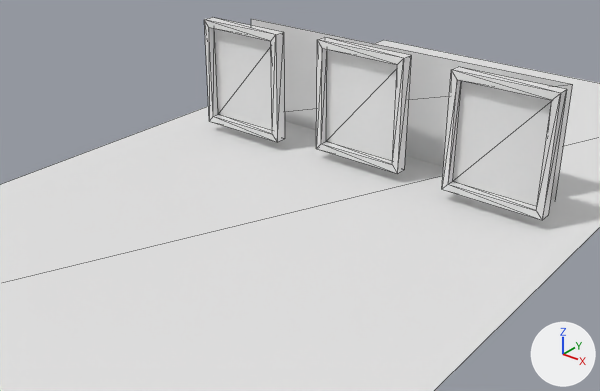
Before and after pictures for a commit that changed the glTF model public/models/MyRoom.glb.
Camera for both pictures: a 50 mm camera at (4.18, -8.47, 5.97) aimed at (-3.09, 0.61, 0.34). The axes (+X, +Y, +Z) are drawn at lower right. The lights are the same throughout. Mesh edges are drawn as thin lines. Where no turn or scale is listed for an object, it has been applied to the vertices.
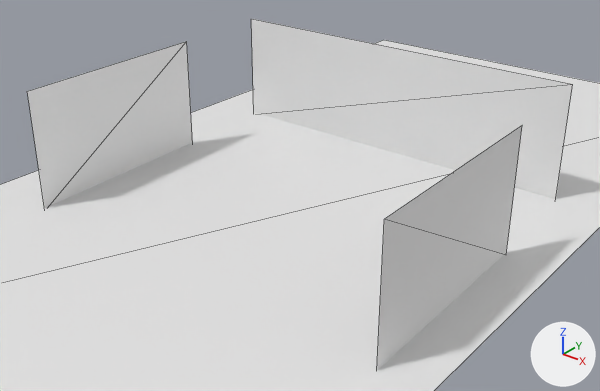
The newer file is also turned or shifted as a whole; pictures and numbers use the older file's frame.

Location of each change, (x1, y1, x2, y2) in pixels of the pictures (600 x 391 px):
'left', added
    after: (27, 41, 193, 208)
'right', added
    after: (377, 126, 522, 370)
'Plane.003', deleted
    before: (442, 67, 567, 220)
'Plane.002', deleted
    before: (316, 37, 411, 173)
'Plane.004', deleted
    before: (204, 17, 285, 142)
'Plane', unchanged, uncovered by the edit
    both: (251, 19, 573, 199)

The change, as a list of edits to the scene's bpy script:
```text
Add me_plane_007:
    me_plane_007.from_pydata([(-0.03, 1.72, -1.0), (0.03, -1.72, -1.0), (-0.03, 1.72, 1.0), (0.03, -1.72, 1.0)], [], [(0, 1, 3), (0, 3, 2)])
Add me_plane_006:
    me_plane_006.from_pydata([(0.07, -1.72, -1.0), (-0.07, 1.72, -1.0), (0.07, -1.72, 1.0), (-0.07, 1.72, 1.0)], [], [(0, 1, 3), (0, 3, 2)])
Remove ob_plane_002:
    ob_plane_002 = bpy.data.objects.new('Plane.002', me_plane_002)
    ob_plane_002.location = (-3.46, 3.65, 0.95)
Remove ob_plane_003:
    ob_plane_003 = bpy.data.objects.new('Plane.003', me_plane_003)
    ob_plane_003.location = (-3.46, 3.65, 0.95)
Remove ob_plane_004:
    ob_plane_004 = bpy.data.objects.new('Plane.004', me_plane_005)
    ob_plane_004.location = (-3.46, 3.65, 0.95)
Add ob_right:
    ob_right = bpy.data.objects.new('right', me_plane_007)
    ob_right.location = (0.01, -0.17, 0.95)
Add ob_left:
    ob_left = bpy.data.objects.new('left', me_plane_006)
    ob_left.location = (-6.47, -0.03, 0.95)
```
